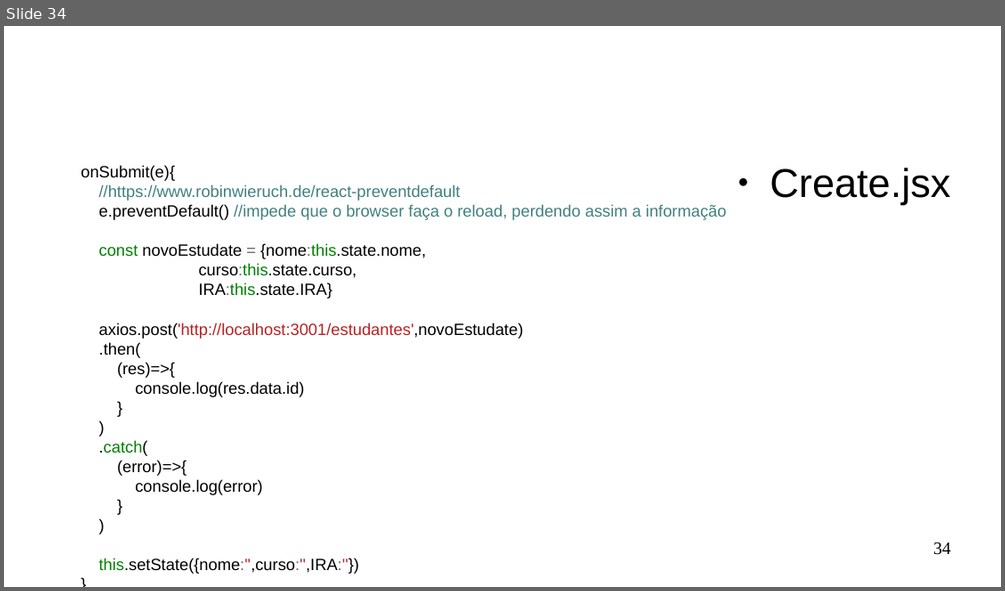
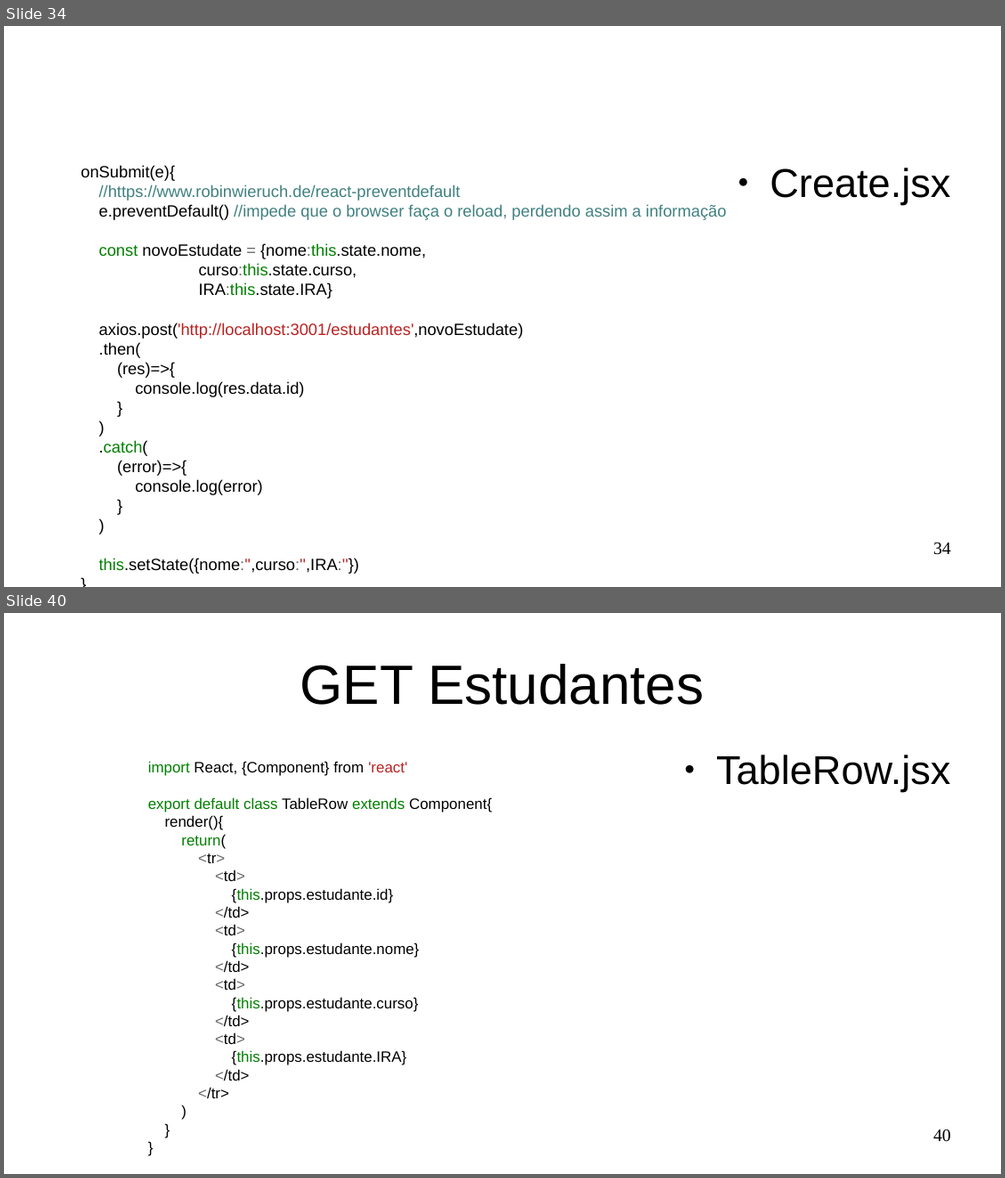
Before and after one commit to Marques-Dev/WEB_2020-1, a slide deck: SLIDES/aula03.odp. Shown one above the other, each under a label of ours: slide 34 before the commit, slides 34 and 40 after it; the slides between them are not shown. The pictures are 1005x591 and 1005x1178 pixels, drawn with LibreOffice and Linux fonts; fonts in the diff are those of the drawing. Boxes give left, top, right and bottom in pixels: in the first picture for what was removed or moved away, otherwise in the second. Text is boxed around its words. In the diff, an @@ line names an element or a change of style, - is before the commit and + after.

Commit message:
edit estudante

```diff
--- a/SLIDES/aula03.odp
+++ b/SLIDES/aula03.odp
@@ slide 40 added at [4, 613, 1001, 1174], background #FFFFFF @@
@@ title added at [300, 664, 704, 705], 44 pt, text #000000 @@
+GET Estudantes
@@ text added at [148, 761, 492, 1099], 12 pt, text #000000 @@
+import React, {Component} from 'react'
+export default class TableRow extends Component{
+render(){
+return(
+<tr>
+<td>
+{this.props.estudante.id}
+</td>
+<td>
+{this.props.estudante.nome}
+</td>
+<td>
+{this.props.estudante.curso}
+</td>
+<td>
+{this.props.estudante.IRA}
+</td>
+</tr>
+)
+}
+}
@@ text added at [716, 755, 950, 792], 32 pt, text #000000 @@
+● TableRow.jsx
@@ page number added at [933, 1129, 951, 1142], 14 pt, text #000000 @@
+40
```
Also in this commit, not shown: 1 slide changed, 15 other slides added, 6 slides removed, 7 other files.
